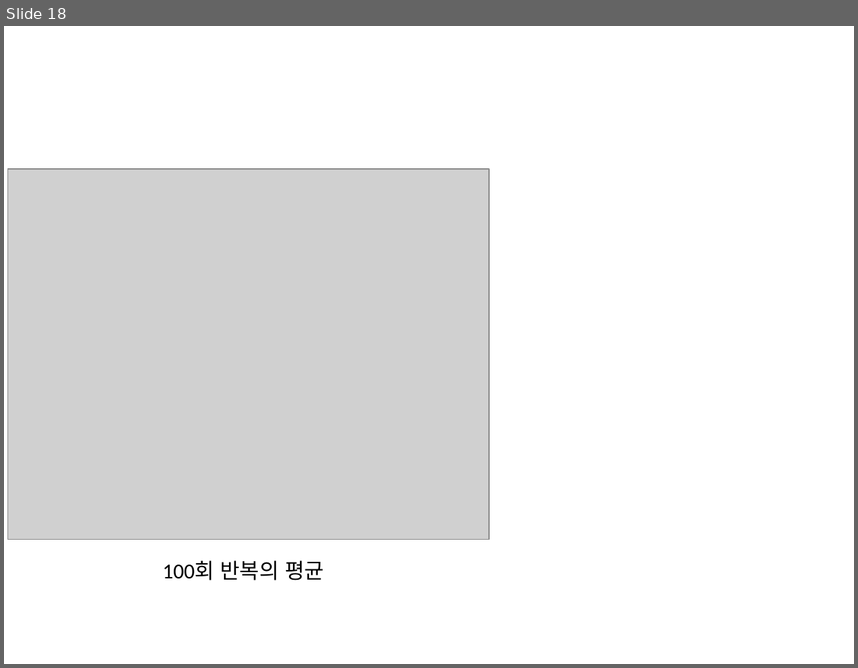
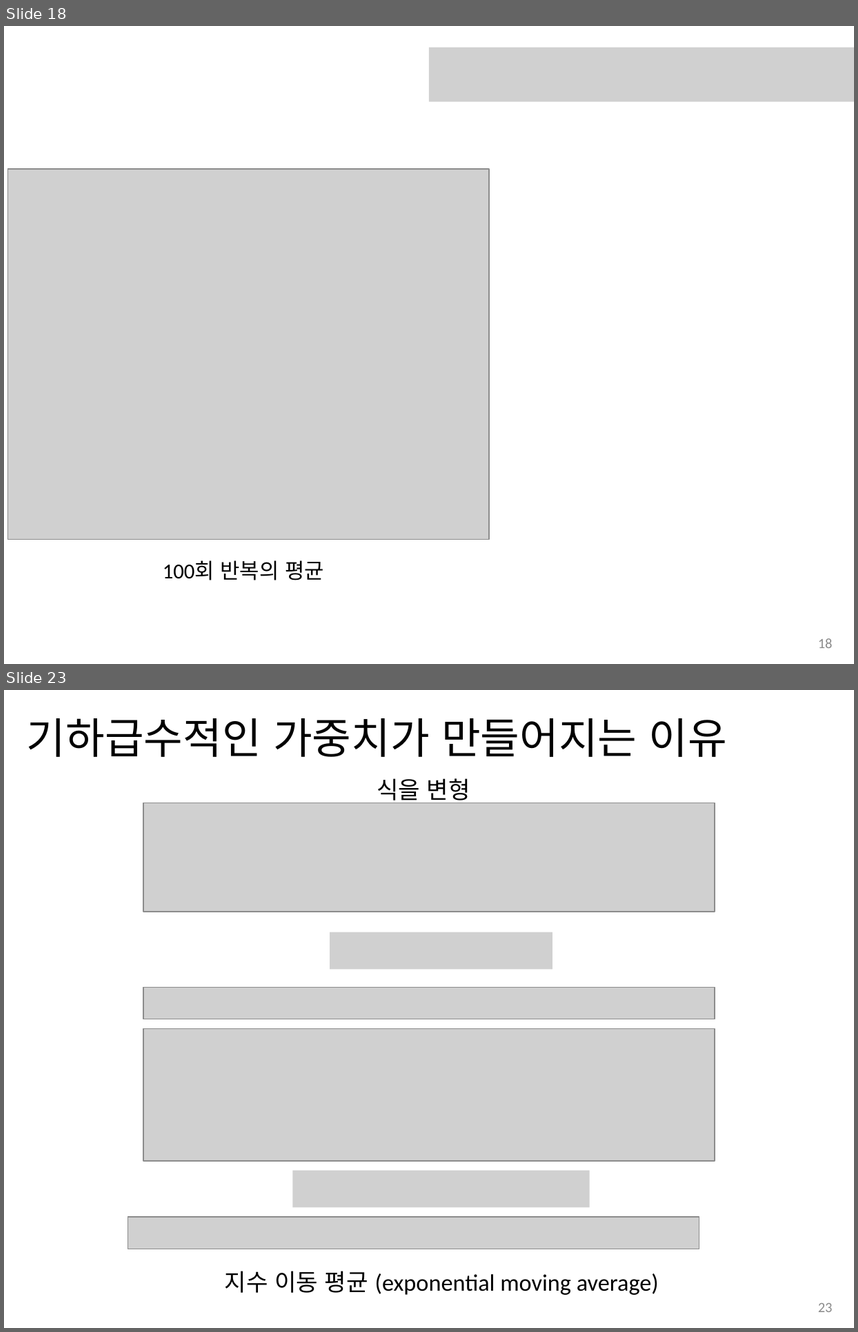
Before and after one commit to jhahncs/Class-Reinforcement-Learning, a slide deck: slides/강화학습_ch1_벤디트문제.pptx. Shown one above the other, each under a label of ours: slide 18 before the commit, slides 18 and 23 after it; the slides between them are not shown. The pictures are 858x668 and 858x1332 pixels, drawn with LibreOffice and Linux fonts; fonts in the diff are those of the drawing; grey boxes stand for pictures. Boxes give left, top, right and bottom in pixels: in the first picture for what was removed or moved away, otherwise in the second. Text is boxed around its words. In the diff, an @@ line names an element or a change of style, - is before the commit and + after.

```diff
--- a/slides/강화학습_ch1_벤디트문제.pptx
+++ b/slides/강화학습_ch1_벤디트문제.pptx
@@ slide 23 added at [4, 690, 854, 1328], background #FFFFFF @@
@@ title added at [27, 718, 727, 757], 36 pt, text #000000 @@
+기하급수적인 가중치가 만들어지는 이유
@@ text added at [377, 778, 470, 805], 20 pt, text #000000 @@
+식을 변형
@@ picture added at [143, 803, 715, 912] @@
@@ picture added at [330, 932, 553, 969] @@
@@ picture added at [143, 987, 715, 1019] @@
@@ picture added at [143, 1028, 715, 1161] @@
@@ picture added at [293, 1170, 590, 1208] @@
@@ picture added at [128, 1216, 700, 1248] @@
@@ text added at [225, 1270, 659, 1294], 20 pt, text #000000 @@
+지수 이동 평균 (exponential moving average)
@@ page number added at [818, 1303, 833, 1312], 12 pt, text #8C8C8C @@
+23
@@ slide 18 changed as well @@
@@ picture added at [429, 47, 854, 102] @@
@@ page number added at [818, 638, 833, 648], 12 pt, text #8C8C8C @@
+18
```
Also in this commit, not shown: 16 other slides changed, 7 other slides added, 1 other file.
